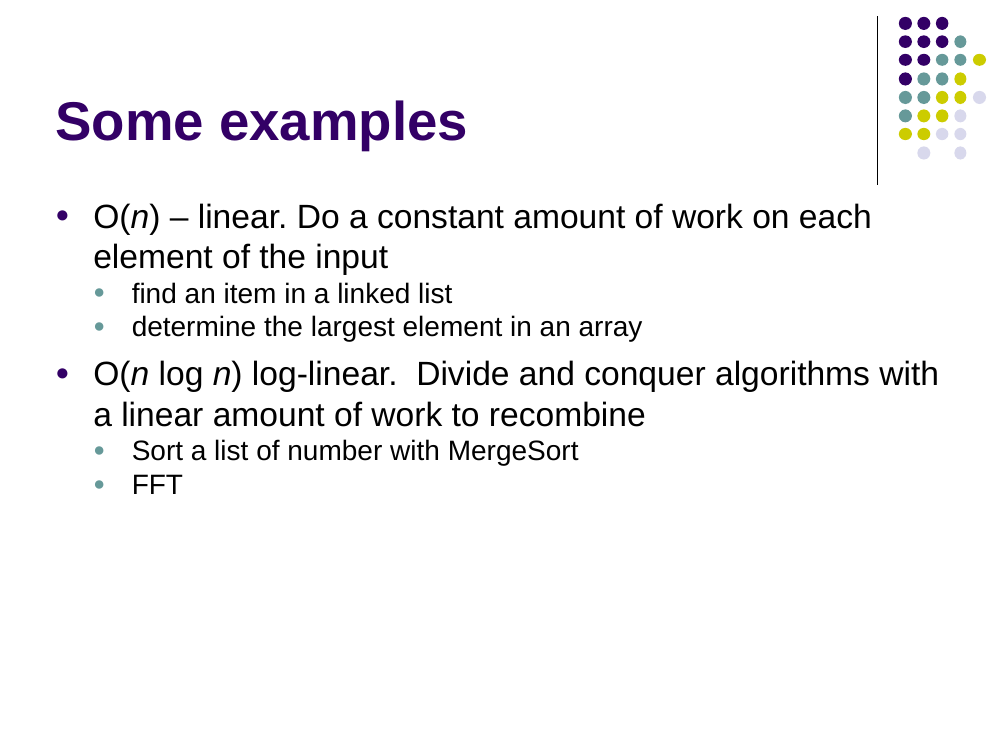
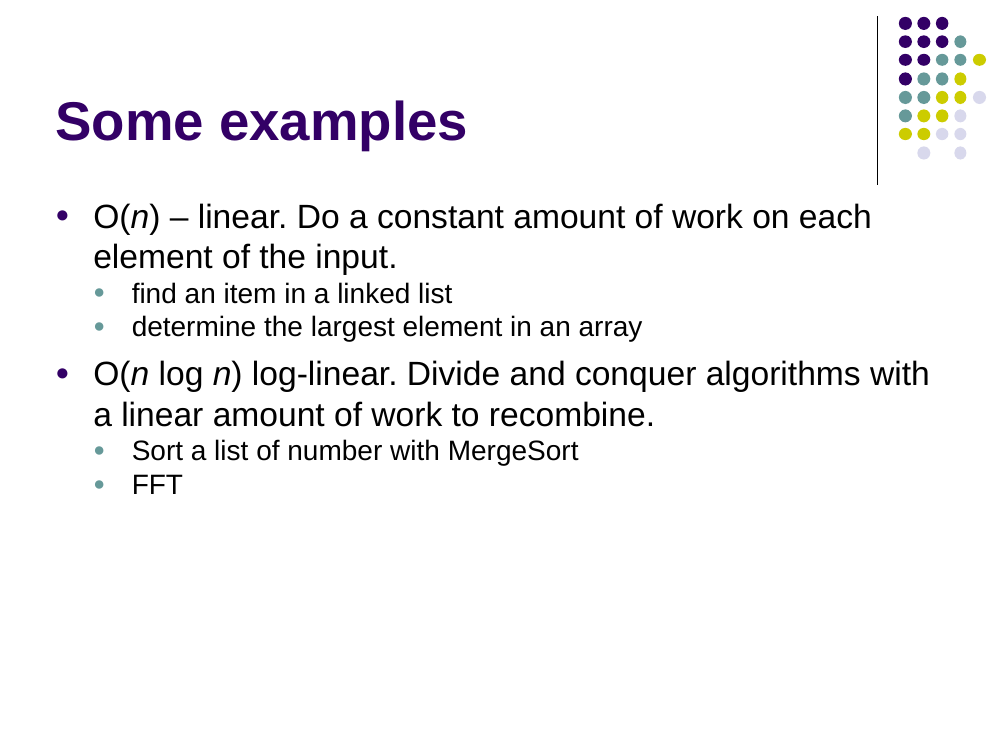
Before and after one commit to Collins-kariuk/Algorithms, a slide deck: slide 57 of Lectures/Lecture 02_Big O.pptx. Drawn at 1008x756 pixels with LibreOffice and Linux fonts; fonts in the diff are those of the drawing. Boxes give left, top, right and bottom in pixels: in the first picture for what was removed or moved away, otherwise in the second. Text is boxed around its words. In the diff, an @@ line names an element or a change of style, - is before the commit and + after.

```diff
--- a/Lectures/Lecture 02_Big O.pptx
+++ b/Lectures/Lecture 02_Big O.pptx
@@ text at <box>93,203,872,275</box>: text changed @@
-● O(n) – linear. Do a constant amount of work on each element of the input
+● O(n) – linear. Do a constant amount of work on each element of the input.
@@ text at <box>93,360,930,427</box>: text changed @@
-● O(n log n) log-linear. Divide and conquer algorithms with a linear amount of work to recombine
+● O(n log n) log-linear. Divide and conquer algorithms with a linear amount of work to recombine.
```
Also in this commit, not shown: 14 other slides changed.
